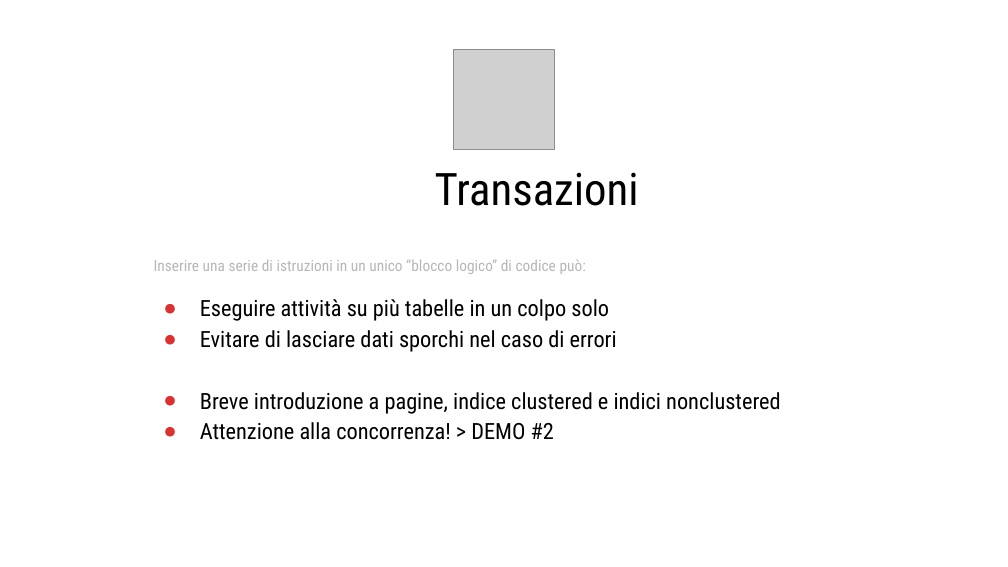
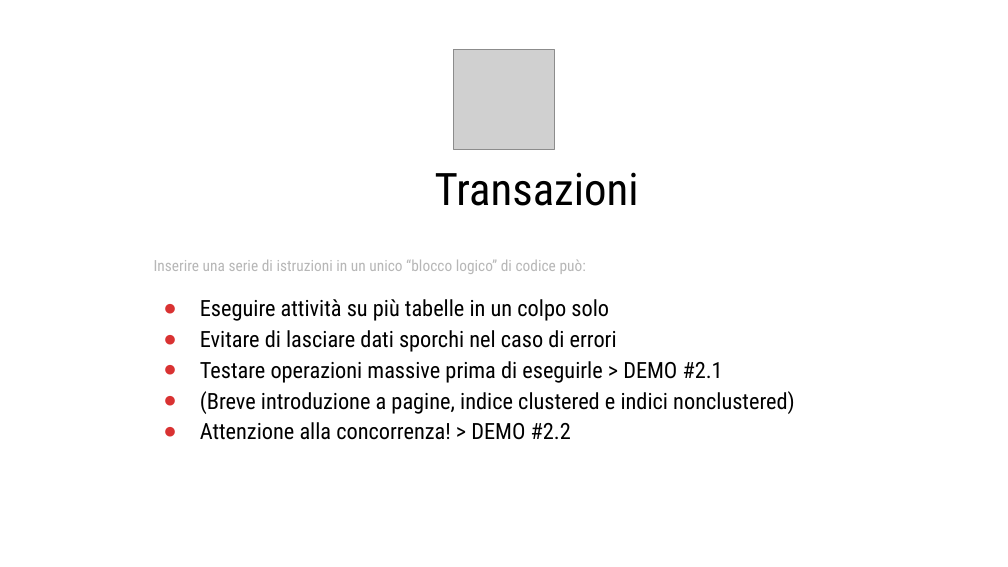
Before and after one commit to bibe74/CP2025, a slide deck: slide 5 of CP2025 - Utilizzare SQL.pptx. Drawn at 1008x567 pixels with LibreOffice and Linux fonts; fonts in the diff are those of the drawing; grey boxes stand for pictures; background and template pictures are left out. Boxes give left, top, right and bottom in pixels: in the first picture for what was removed or moved away, otherwise in the second. Text is boxed around its words. In the diff, an @@ line names an element or a change of style, - is before the commit and + after.

```diff
--- a/CP2025 - Utilizzare SQL.pptx
+++ b/CP2025 - Utilizzare SQL.pptx
@@ title at box(200, 361, 795, 440): text changed @@
-● Breve introduzione a pagine, indice clustered e indici nonclustered
-● Attenzione alla concorrenza! > DEMO #2
+● Testare operazioni massive prima di eseguirle > DEMO #2.1
+● (Breve introduzione a pagine, indice clustered e indici nonclustered)
+● Attenzione alla concorrenza! > DEMO #2.2
```
Also in this commit, not shown: 2 other slides changed, 4 other files.
